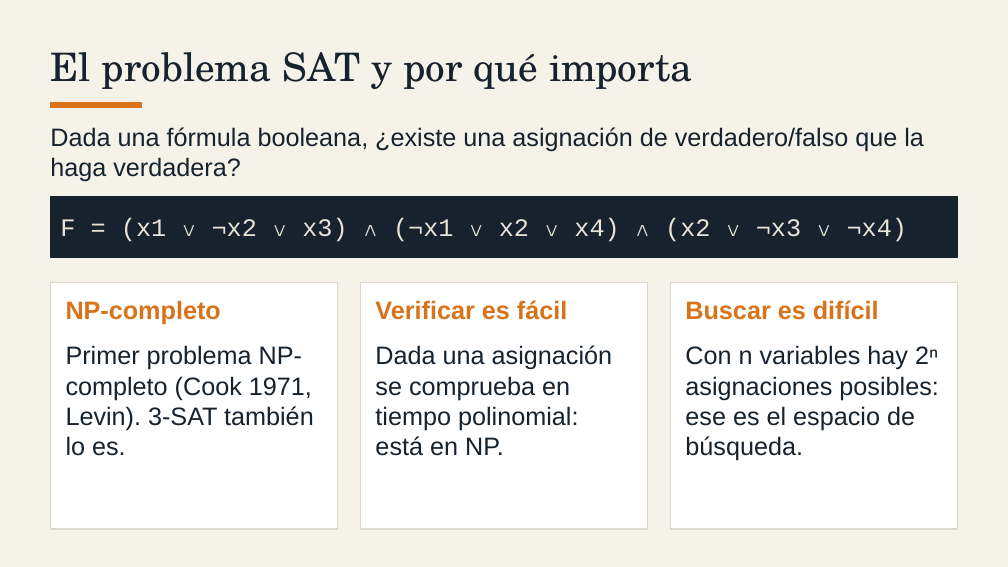
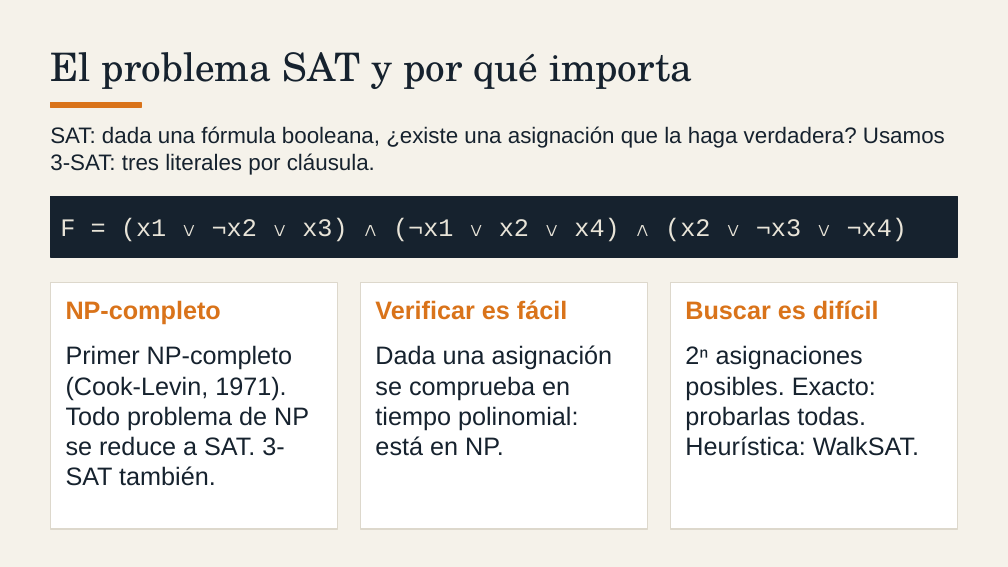
Before and after one commit to CamiloEscar/tp-sat, a slide deck: slide 2 of SAT_Presentacion.pptx. Drawn at 1008x567 pixels with LibreOffice and Linux fonts; fonts in the diff are those of the drawing. Boxes give left, top, right and bottom in pixels: in the first picture for what was removed or moved away, otherwise in the second. Text is boxed around its words. In the diff, an @@ line names an element or a change of style, - is before the commit and + after.

Commit message:
docs: reencuadrar el TP con SAT como problema y WalkSAT como heuristica
Portada, intro y diapositivas parten del problema (SAT, Cook-Levin) y luego
presentan fuerza bruta y WalkSAT (busqueda local). Guia de estudio con los 9
puntos reales de la consigna, CSV exacto en UTF-8 y ejemplo_horarios.py.

```diff
--- a/SAT_Presentacion.pptx
+++ b/SAT_Presentacion.pptx
@@ text at (x1=50, y1=126, x2=945, y2=175): text changed; size 18 to 16 pt @@
-Dada una fórmula booleana, ¿existe una asignación de verdadero/falso que la haga verdadera?
+SAT: dada una fórmula booleana, ¿existe una asignación que la haga verdadera? Usamos 3-SAT: tres literales por cláusula.
@@ text at (x1=66, y1=345, x2=309, y2=486): text changed @@
-Primer problema NP-completo (Cook 1971, Levin). 3-SAT también lo es.
+Primer NP-completo (Cook-Levin, 1971). Todo problema de NP se reduce a SAT. 3-SAT también.
@@ text at (x1=685, y1=345, x2=919, y2=456): text changed @@
-Con n variables hay 2ⁿ asignaciones posibles: ese es el espacio de búsqueda.
+2ⁿ asignaciones posibles. Exacto: probarlas todas. Heurística: WalkSAT.
```
Also in this commit, not shown: 2 other slides changed, 10 other files.
